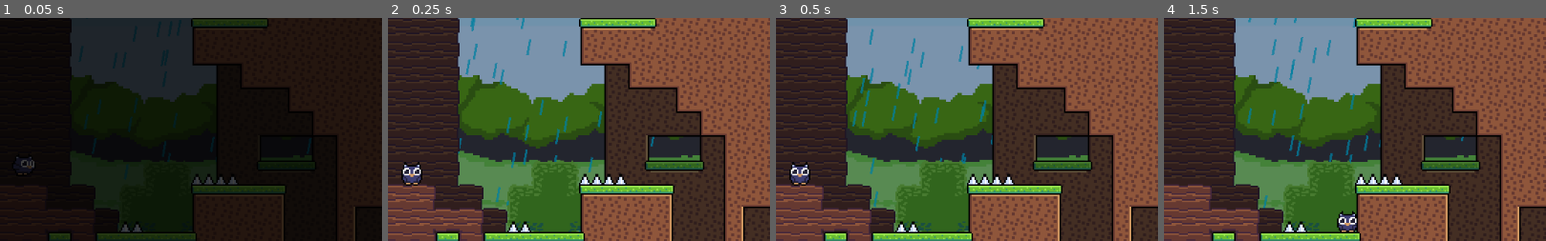
Above: before the commit, frames 1-4 (left to right).
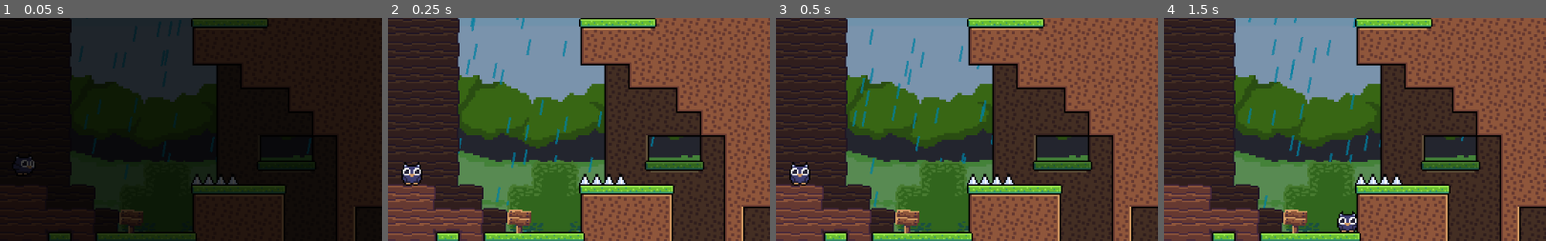
Above: after the commit, the same moments.

Repository: atka66/cccc
Game: Godot game, scene res://maps/Map11.tscn
Two runs of this game, one before a commit and one after it. Both use one fixed random seed, a clock stepped at 60 frames per second and the inputs below. This scene is started directly instead of the project's main scene. Sound files missing from this copy of the repository are replaced by a short silence.
Inputs:
- Up to frame 1 (0.05 s): no input
- Up to frame 2 (0.25 s): no input
- Up to frame 3 (0.5 s): no input
- Up to frame 4 (1.5 s): tap Enter at 0.5 s; hold D (right_1) from 0.53 s (still down); tap S (dash_1) at 0.6 s; tap W (jump_1) at 0.77 s; tap Down (dash_2) at 1.35 s
The pictures show only the part of the screen within x 0-50%, y 27-77%; the shares and areas given below are measured in that part.

The runs differ from the first frame. In frame 1, 0.3% of the frame differs, in the area x 31-38%, y 85-97%; in frame 2, 0.6%; in frame 3, 0.6%; in frame 4, 0.6%.

Commit message:
fixed zindices"

Diff:
--- a/Notes.gd
+++ b/Notes.gd
@@ -8,3 +8,5 @@
 # 50   : [SignHintSprite]
 # 100  : {Menu}, [Book]
 # 101  : {CustomLabel}
+# 150  : [QuitPrompt], [ResetPrompt]
+# 151  : [QuitPrompt/CustomLabels], [ResetPrompt/CustomLabels]
--- a/maps/Map03.tscn
+++ b/maps/Map03.tscn
@@ -1,10 +1,12 @@
-[gd_scene load_steps=6 format=2]
+[gd_scene load_steps=8 format=2]
 
 [ext_resource path="res://maps/MapController.gd" type="Script" id=1]
 [ext_resource path="res://objects/backdrop/BdForest.tscn" type="PackedScene" id=2]
 [ext_resource path="res://res/walls.tres" type="TileSet" id=3]
 [ext_resource path="res://objects/player/PlayerSpawn.tscn" type="PackedScene" id=4]
 [ext_resource path="res://objects/Exit.tscn" type="PackedScene" id=5]
+[ext_resource path="res://objects/deco/Sign.tscn" type="PackedScene" id=6]
+[ext_resource path="res://sprites/signhelps/sign_jumpdash.png" type="Texture" id=7]
 
 [node name="Map" type="Node2D" groups=["map"]]
 scale = Vector2( 2, 2 )
@@ -39,7 +41,11 @@
 tile_data = PoolIntArray( -262146, 3, 1, -262145, 3, 196610, -327680, 3, 196610, -327679, 3, 196610, -327678, 3, 196610 …(5669 unchanged characters)…
 
 [node name="PlayerSpawn" parent="." instance=ExtResource( 4 )]
-position = Vector2( 64, 248 )
+position = Vector2( 48, 248 )
 
 [node name="Exit" parent="." instance=ExtResource( 5 )]
 position = Vector2( 456, 40 )
+
+[node name="Sign" parent="." instance=ExtResource( 6 )]
+position = Vector2( 88, 280 )
+signHintSprite = ExtResource( 7 )
--- a/maps/Map11.tscn
+++ b/maps/Map11.tscn
@@ -6,6 +6,8 @@
 [ext_resource path="res://objects/player/PlayerSpawn.tscn" type="PackedScene" id=4]
 [ext_resource path="res://objects/hazard/Spike.tscn" type="PackedScene" id=5]
 [ext_resource path="res://maps/MapController.gd" type="Script" id=6]
+[ext_resource path="res://objects/deco/Sign.tscn" type="PackedScene" id=7]
+[ext_resource path="res://sprites/signhelps/sign_spikes.png" type="Texture" id=8]
 
 [node name="Map" type="Node2D" groups=["map"]]
 scale = Vector2( 2, 2 )
@@ -84,9 +86,6 @@
 [node name="Spike83" parent="." instance=ExtResource( 5 )]
 position = Vector2( 152, 184 )
 
-[node name="Spike84" parent="." instance=ExtResource( 5 )]
-position = Vector2( 88, 216 )
-
 [node name="Spike85" parent="." instance=ExtResource( 5 )]
 position = Vector2( 136, 184 )
 
@@ -99,3 +98,7 @@
 
 [node name="Spike88" parent="." instance=ExtResource( 5 )]
 position = Vector2( 152, 72 )
+
+[node name="Sign" parent="." instance=ExtResource( 7 )]
+position = Vector2( 88, 216 )
+signHintSprite = ExtResource( 8 )
--- a/objects/deco/Sign.tscn
+++ b/objects/deco/Sign.tscn
@@ -95,6 +95,7 @@
 anims/reveal = SubResource( 2 )
 
 [node name="SignSprite" type="Sprite" parent="."]
+position = Vector2( 0, 1 )
 texture = ExtResource( 1 )
 
 [node name="CollisionShape2D" type="CollisionShape2D" parent="."]
--- a/objects/system/menu/Menu.tscn
+++ b/objects/system/menu/Menu.tscn
@@ -231,6 +231,8 @@
 
 [node name="QuitPrompt" type="Node2D" parent="."]
 visible = false
+z_index = 150
+z_as_relative = false
 
 [node name="Anim" type="AnimationPlayer" parent="QuitPrompt"]
 anims/appear = SubResource( 2 )
@@ -242,7 +244,7 @@
 
 [node name="TitleLabel" parent="QuitPrompt" instance=ExtResource( 2 )]
 position = Vector2( 256, 8 )
-z_index = 201
+z_index = 151
 text = "quitting"
 fontSize = 2
 alignment = 1
@@ -251,7 +253,7 @@
 
 [node name="PromptLabel" parent="QuitPrompt" instance=ExtResource( 2 )]
 position = Vector2( 96, 96 )
-z_index = 201
+z_index = 151
 text = "are you sure though?"
 fontSize = 3
 outline = true
@@ -265,7 +267,7 @@
 
 [node name="QuitLabel" parent="QuitPrompt" instance=ExtResource( 2 )]
 position = Vector2( 180, 144 )
-z_index = 201
+z_index = 151
 text = "yup"
 fontSize = 2
 outline = true
@@ -280,7 +282,7 @@
 
 [node name="BackLabel" parent="QuitPrompt" instance=ExtResource( 2 )]
 position = Vector2( 288, 144 )
-z_index = 201
+z_index = 151
 text = "nah"
 fontSize = 2
 outline = true
@@ -336,6 +338,8 @@
 
 [node name="ResetPrompt" type="Node2D" parent="."]
 visible = false
+z_index = 150
+z_as_relative = false
 
 [node name="ColorRect" type="ColorRect" parent="ResetPrompt"]
 margin_right = 512.0
@@ -344,7 +348,7 @@
 
 [node name="TitleLabel" parent="ResetPrompt" instance=ExtResource( 2 )]
 position = Vector2( 256, 8 )
-z_index = 201
+z_index = 151
 text = "retell the story"
 fontSize = 2
 alignment = 1
@@ -353,7 +357,7 @@
 
 [node name="PromptLabel" parent="ResetPrompt" instance=ExtResource( 2 )]
 position = Vector2( 32, 96 )
-z_index = 201
+z_index = 151
 text = "you will lose all your progress"
 fontSize = 3
 outline = true
@@ -367,7 +371,7 @@
 
 [node name="ResetLabel" parent="ResetPrompt" instance=ExtResource( 2 )]
 position = Vector2( 168, 144 )
-z_index = 201
+z_index = 151
 text = "do it"
 fontSize = 2
 outline = true
@@ -382,7 +386,7 @@
 
 [node name="BackLabel" parent="ResetPrompt" instance=ExtResource( 2 )]
 position = Vector2( 276, 144 )
-z_index = 201
+z_index = 151
 text = "nevermind"
 fontSize = 2
 outline = true
Not shown: 1 places in maps/Map11.tscn that only renumber resources
Binary file added: sprites/signhelps/sign_jumpdash.png
Not shown, added: sprites/signhelps/sign_jumpdash.png.import
Binary file added: sprites/signhelps/sign_spikes.png
Not shown, added: sprites/signhelps/sign_spikes.png.import
Binary file added: sprites/spawn_anim.png
Not shown, added: sprites/spawn_anim.png.import
